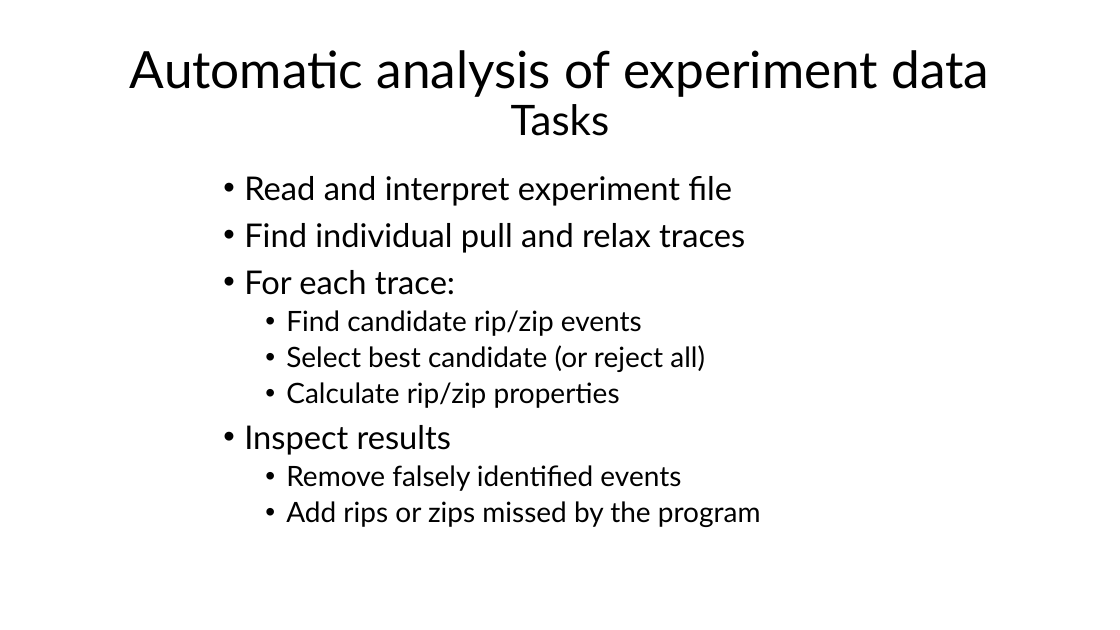
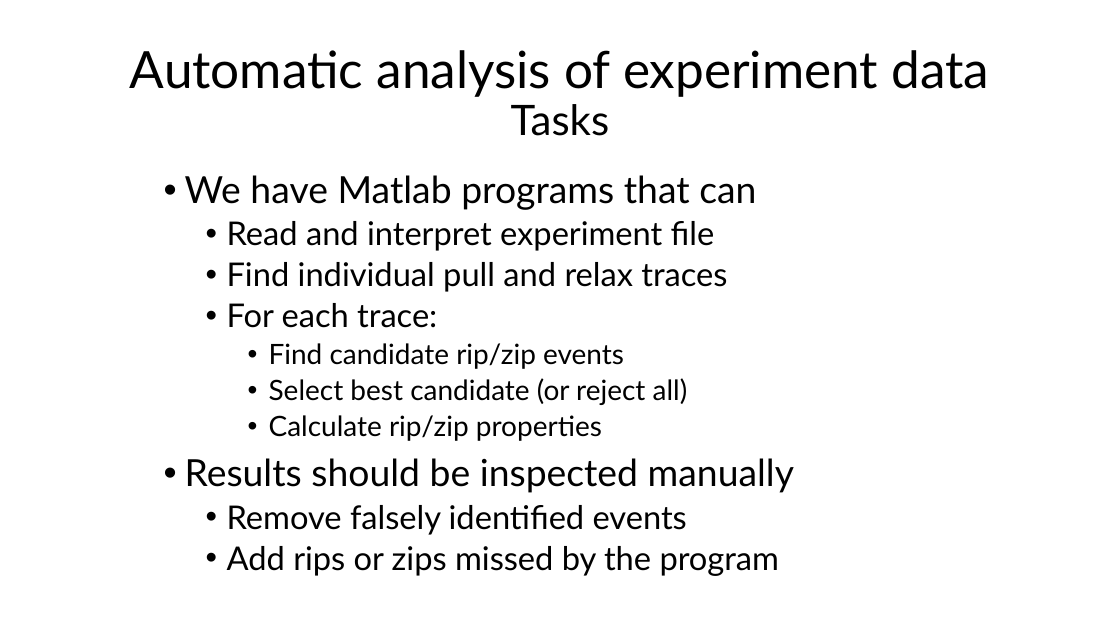
Before and after one commit to are-mj/OpticalTweezers, a slide deck: slide 5 of Summer school 2024/Analysis of protein stretching experiments.pptx (slide 4 before the commit). Drawn at 1120x630 pixels with LibreOffice and Linux fonts; fonts in the diff are those of the drawing. Boxes give left, top, right and bottom in pixels: in the first picture for what was removed or moved away, otherwise in the second. Text is boxed around its words. In the diff, an @@ line names an element or a change of style, - is before the commit and + after.

```diff
--- a/Summer school 2024/Analysis of protein stretching experiments.pptx
+++ b/Summer school 2024/Analysis of protein stretching experiments.pptx
@@ text "We have Matlab programs that ...": place and size @@
-text "We have Matlab programs that ..." at (244, 176, 761, 527)
+text "We have Matlab programs that ..." at (185, 175, 794, 576)
@@ text at (185, 175, 756, 210): paragraph added @@
+• We have Matlab programs that can
@@ text at (227, 221, 780, 576): size 24 to 28 pt in "Remove falsely identified events", "Add rips or zips missed by the ..."; list level 1 to 2 in "Read and interpret experiment file"; list level 1 to 2 in "Find individual pull and relax ..."; list level 1 to 2 in "For each trace:"; list level 2 to 3 in "Find candidate rip/zip events"; list level 2 to 3 in "Select best candidate (or reject ..."; list level 2 to 3 in "Calculate rip/zip properties" @@
@@ text at (185, 458, 794, 493): text changed; size 28 to 32 pt @@
-• Inspect results
+• Results should be inspected manually
```
Also in this commit, not shown: 11 other slides changed, 7 slides added, 1 slide removed, 1 other file.
